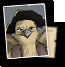
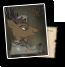
Comparing the layer stacks of the two 65×67 images. Changes:
added layer "Layer 8" above "Layer 7" over [4, 4, 48, 58]
added layer "Layer 7" above "Layer 6" over [4, 4, 48, 58]
